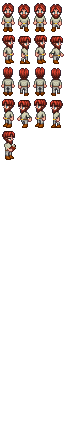
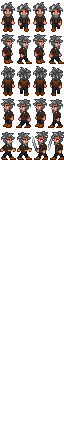
Layered file, before and after one edit (64x448). Changes by layer:
showed "DavidSprites.png", painted on it over [0,2,64,160]
hid "RossSprites.png" over [1,3,64,160]
